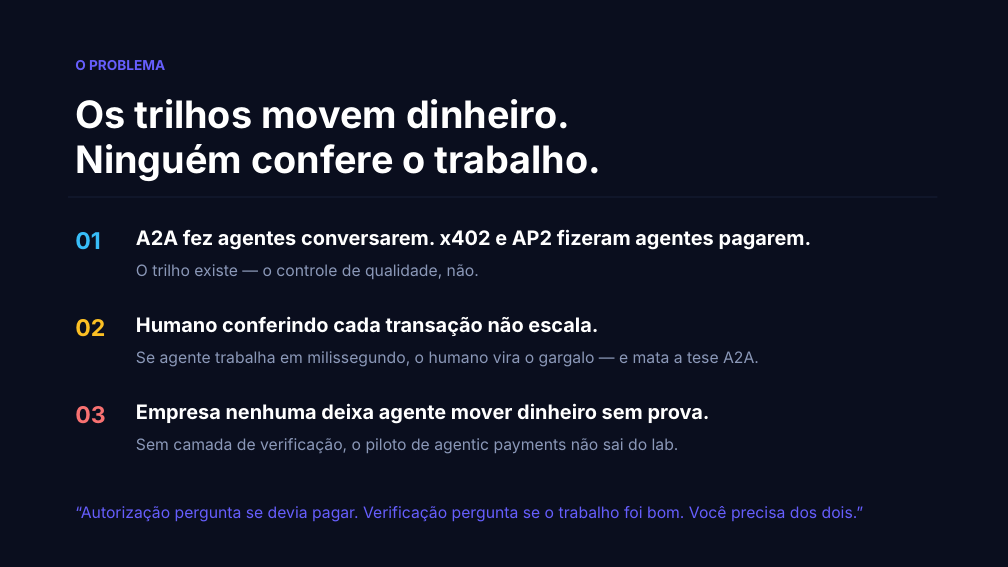
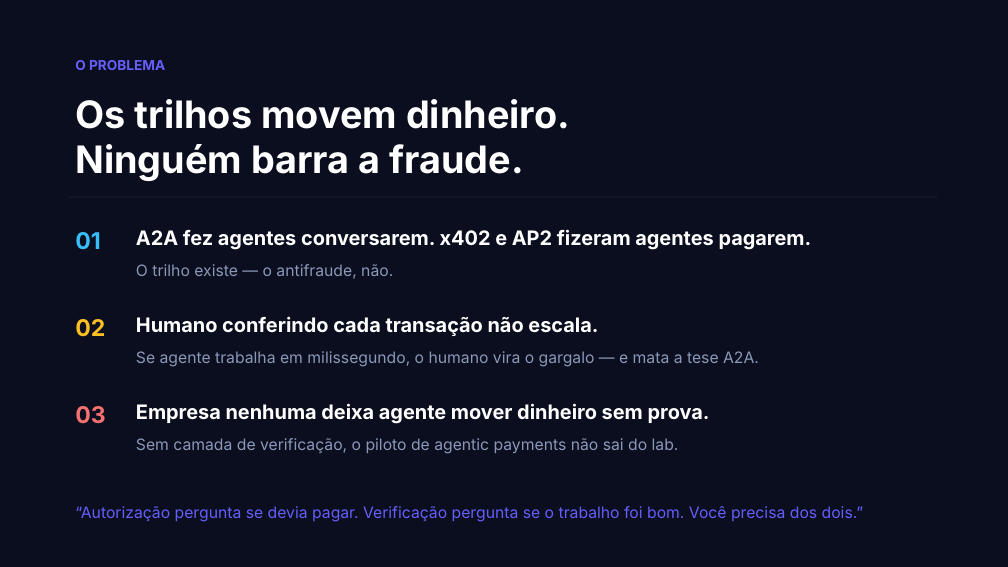
Before and after one commit to acarloshenrique/evidencegate, a slide deck: slide 2 of docs/evidencegate-deck.pptx. Drawn at 1008x567 pixels with LibreOffice and Linux fonts; fonts in the diff are those of the drawing. Boxes give left, top, right and bottom in pixels: in the first picture for what was removed or moved away, otherwise in the second. Text is boxed around its words. In the diff, an @@ line names an element or a change of style, - is before the commit and + after.

```diff
--- a/docs/evidencegate-deck.pptx
+++ b/docs/evidencegate-deck.pptx
@@ text at (75, 144, 524, 181): text changed @@
-Ninguém confere o trabalho.
+Ninguém barra a fraude.
@@ text at (136, 264, 393, 279): text changed @@
-O trilho existe — o controle de qualidade, não.
+O trilho existe — o antifraude, não.
```
Also in this commit, not shown: 5 other slides changed.
